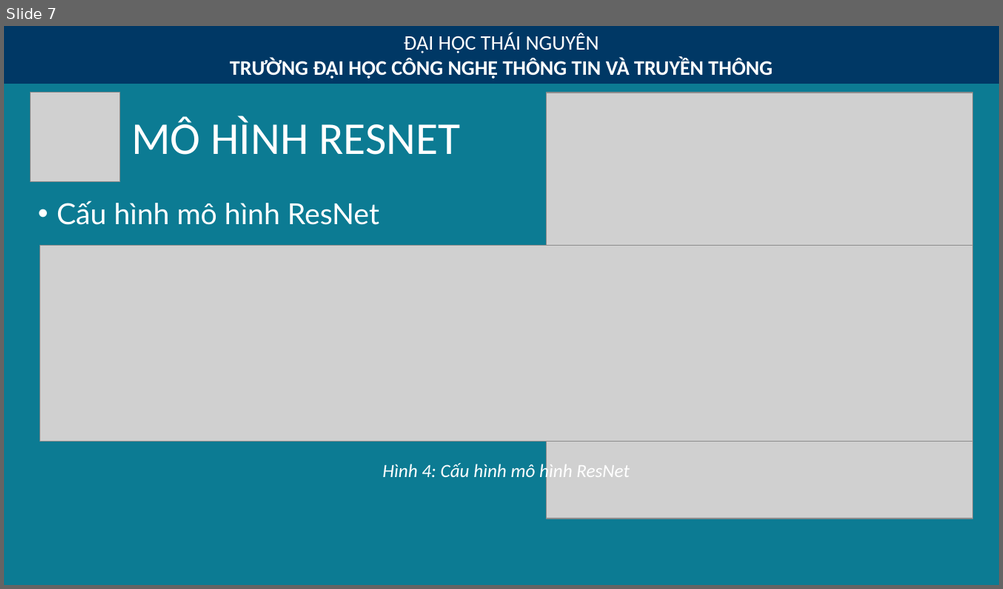
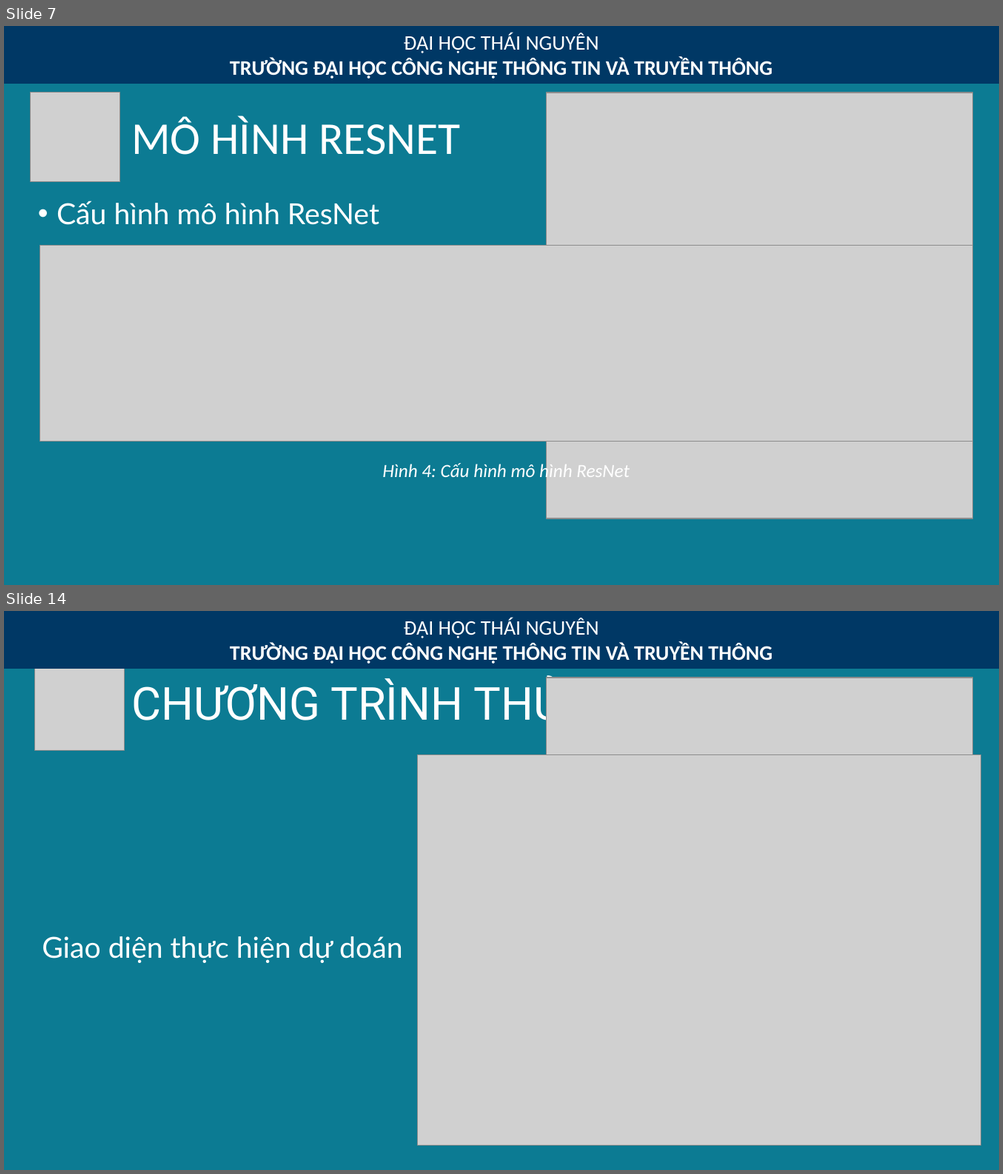
Before and after one commit to klaa/luan_van, a slide deck: Slide_baove.pptx. Shown one above the other, each under a label of ours: slide 7 before the commit, slides 7 and 14 after it; the slides between them are not shown. The pictures are 1003x589 and 1003x1174 pixels, drawn with LibreOffice and Linux fonts; fonts in the diff are those of the drawing; grey boxes stand for pictures. Boxes give left, top, right and bottom in pixels: in the first picture for what was removed or moved away, otherwise in the second. Text is boxed around its words. In the diff, an @@ line names an element or a change of style, - is before the commit and + after.

```diff
--- a/Slide_baove.pptx
+++ b/Slide_baove.pptx
@@ slide 14 added at (4, 611, 999, 1170), background #0C7B93 @@
@@ rectangle added at (4, 611, 999, 669), fill #003865, 20 pt, text #FFFFFF, bold @@
+ĐẠI HỌC THÁI NGUYÊN
+TRƯỜNG ĐẠI HỌC CÔNG NGHỆ THÔNG TIN VÀ TRUYỀN THÔNG
@@ picture added at (34, 661, 124, 751) @@
@@ title added at (131, 672, 750, 732), 44 pt, text #FFFFFF @@
+CHƯƠNG TRÌNH THỬ NGHIỆM
@@ picture added at (546, 678, 972, 1103) @@
@@ picture added at (418, 755, 981, 1145) @@
@@ text added at (42, 937, 402, 963), 28 pt, text #FFFFFF @@
+Giao diện thực hiện dự doán
```
Also in this commit, not shown: 1 slide changed, 8 other slides added, 8 other files.
